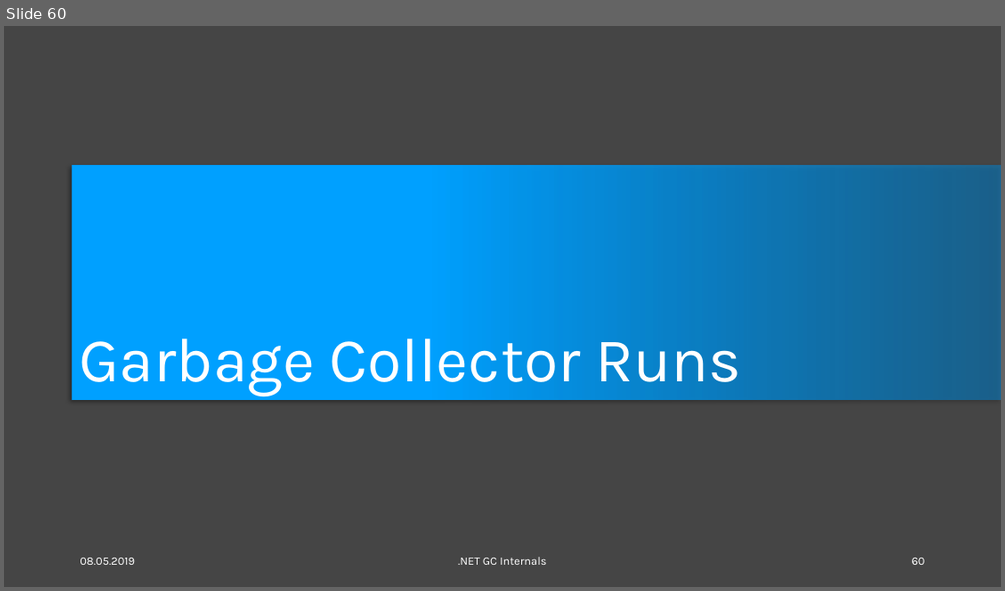
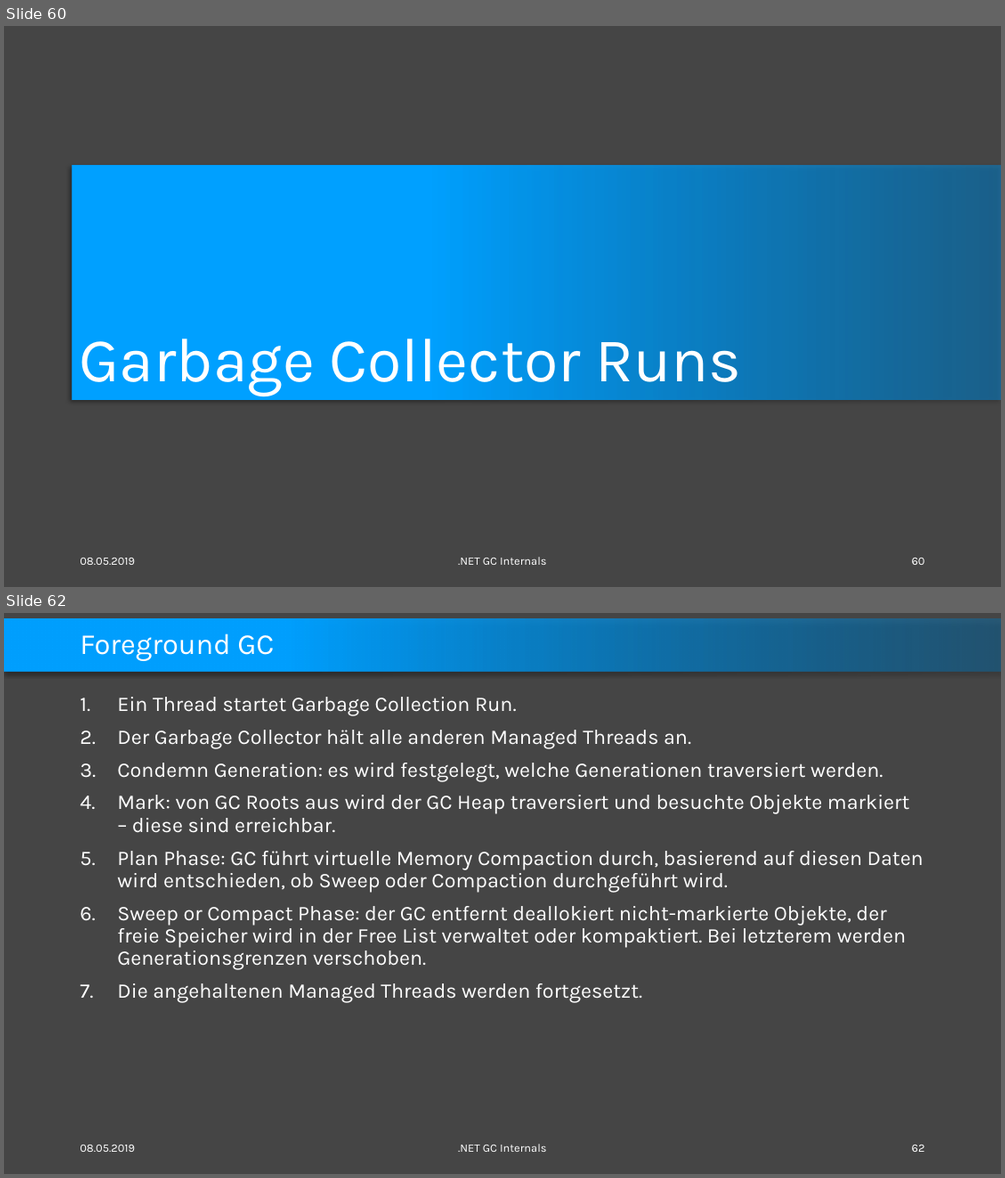
Before and after one commit to feO2x/DotnetGCInternals, a slide deck: Dotnet GC Internals.pptx. Shown one above the other, each under a label of ours: slide 60 before the commit, slides 60 and 62 after it; the slides between them are not shown. The pictures are 1005x591 and 1005x1178 pixels, drawn with LibreOffice and Linux fonts; fonts in the diff are those of the drawing. Boxes give left, top, right and bottom in pixels: in the first picture for what was removed or moved away, otherwise in the second. Text is boxed around its words. In the diff, an @@ line names an element or a change of style, - is before the commit and + after.

```diff
--- a/Dotnet GC Internals.pptx
+++ b/Dotnet GC Internals.pptx
@@ slide 62 added at [4,613,1001,1174], background #454545 @@
@@ rectangle added at [4,619,1001,672], fill gradient #0078BF to #00A0FF @@
@@ title added at [80,633,274,661], 28 pt, text #FFFFFF @@
+Foreground GC
@@ text added at [117,697,923,1002], 20 pt, text #FFFFFF @@
+1. Ein Thread startet Garbage Collection Run.
+2. Der Garbage Collector hält alle anderen Managed Threads an.
+3. Condemn Generation: es wird festgelegt, welche Generationen traversiert werden.
+4. Mark: von GC Roots aus wird der GC Heap traversiert und besuchte Objekte markiert – diese sind erreichbar.
+5. Plan Phase: GC führt virtuelle Memory Compaction durch, basierend auf diesen Daten wird entschieden, ob Sweep oder Compaction durchgeführt wird.
+6. Sweep or Compact Phase: der GC entfernt deallokiert nicht-markierte Objekte, der freie Speicher wird in der Free List verwaltet oder kompaktiert. Bei letzterem werden Generationsgrenzen verschoben.
+7. Die angehaltenen Managed Threads werden fortgesetzt.
@@ text added at [80,1144,135,1151], 11 pt, text #FFFFFF @@
+08.05.2019
@@ text added at [458,1143,547,1151], 11 pt, text #FFFFFF @@
+.NET GC Internals
@@ page number added at [912,1144,925,1151], 11 pt, text #FFFFFF @@
+62
```
Also in this commit, not shown: 11 slides changed, 11 other slides added.
